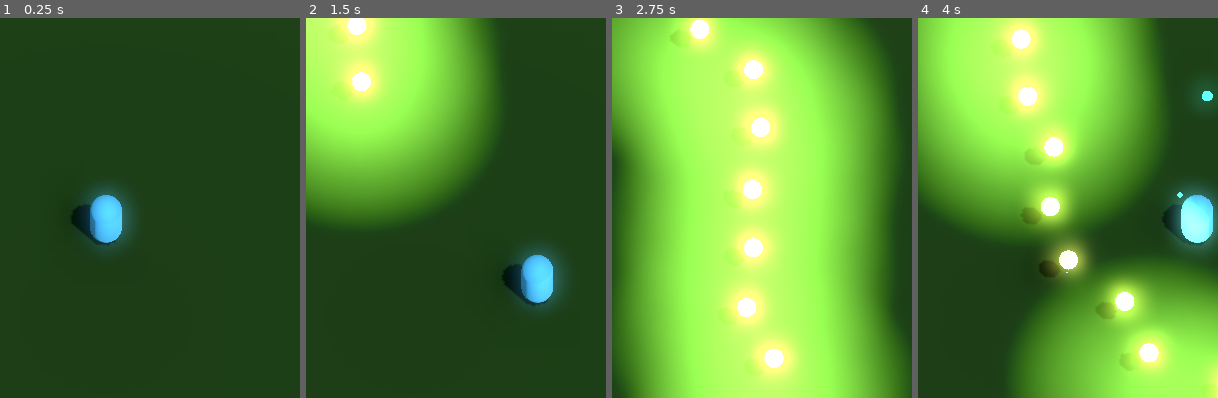
Above: before the commit, frames 1-4 (left to right).
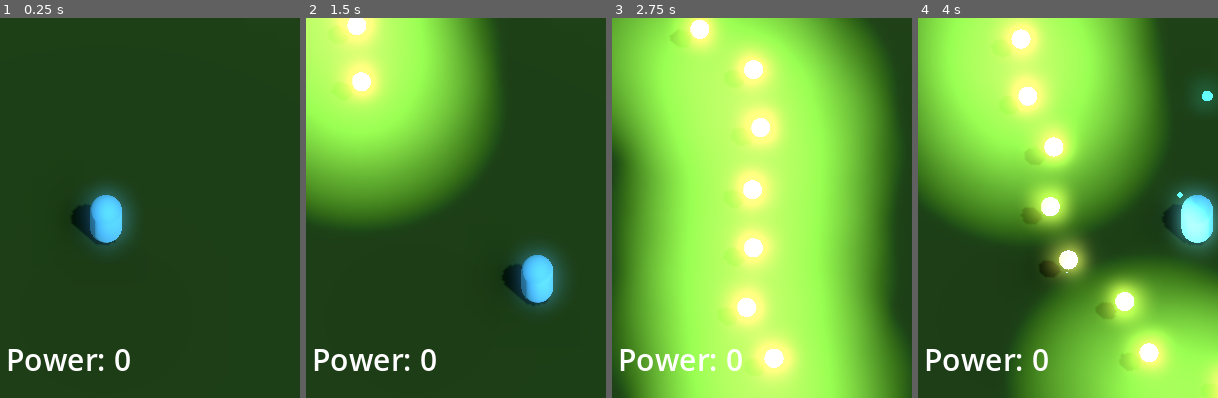
Above: after the commit, the same moments.

Repository: JackEvans24/bullet-absorb
Game: Godot game, scene res://scenes/main.tscn
The game is run twice, just before and just after one commit, with the same random seed, the same clock (stepped at 60 frames per second) and the same inputs.
Inputs:
- Up to frame 1 (0.25 s): no input
- Up to frame 2 (1.5 s): hold Right (move_right) 0.53-1.28 s; hold J (absorb) 0.53-1.28 s; hold Down (move_back) from 1.28 s (still down); tap J (absorb) at 1.35 s
- Up to frame 3 (2.75 s): release Down (move_back) at 2.03 s; hold Right (move_right) from 2.03 s (still down); hold J (absorb) from 2.03 s (still down)
- Up to frame 4 (4 s): release Right (move_right) at 2.78 s; release J (absorb) at 2.78 s; hold Up (move_forward) 2.78-3.53 s; tap J (absorb) at 2.85 s; hold Left (move_left) from 3.53 s (still down); hold J (absorb) from 3.53 s (still down)
The pictures show only the part of the screen within x 32-82%, y 50-100%; the shares and areas given below are measured in that part.

The runs differ from the first frame. In frame 1, 1.0% of the frame differs, in the area x 2-44%, y 87-93%; in frame 2, 1.0%; in frame 3, 0.9%; in frame 4, 1.0%.

Commit message:
feat: display current absorb level in HUD

Diff:
--- /dev/null
+++ b/scenes/hud.tscn
@@ -0,0 +1,22 @@
+[gd_scene load_steps=2 format=3 uid="uid://bhxrs6pph350t"]
+
+[ext_resource type="Script" path="res://scripts/hud.gd" id="1_fnqek"]
+
+[node name="HUD" type="Node"]
+script = ExtResource("1_fnqek")
+
+[node name="PowerLabel" type="Label" parent="."]
+anchors_preset = 7
+anchor_left = 0.5
+anchor_top = 1.0
+anchor_right = 0.5
+anchor_bottom = 1.0
+offset_left = -100.0
+offset_top = -60.0
+offset_right = 100.0
+offset_bottom = -18.0
+grow_horizontal = 2
+grow_vertical = 0
+size_flags_horizontal = 8
+theme_override_font_sizes/font_size = 30
+text = "Power: 0"
--- a/scenes/main.tscn
+++ b/scenes/main.tscn
@@ -1,7 +1,8 @@
-[gd_scene load_steps=10 format=3 uid="uid://ccgpc6v5lruew"]
+[gd_scene load_steps=11 format=3 uid="uid://ccgpc6v5lruew"]
 
 [ext_resource type="PackedScene" uid="uid://c3tj0pdcum4wd" path="res://prefabs/player.tscn" id="1_e5x1h"]
 [ext_resource type="Script" path="res://scripts/main.gd" id="1_rtjol"]
+[ext_resource type="PackedScene" uid="uid://bhxrs6pph350t" path="res://scenes/hud.tscn" id="2_bqahq"]
 [ext_resource type="PackedScene" uid="uid://bj8n5y46nf5wq" path="res://prefabs/turret.tscn" id="3_5441h"]
 
 [sub_resource type="StandardMaterial3D" id="StandardMaterial3D_r1hrq"]
@@ -58,6 +59,11 @@
 light_energy = 0.2
 shadow_enabled = true
 
+[node name="HUD" parent="." instance=ExtResource("2_bqahq")]
+
+[node name="Player" parent="." instance=ExtResource("1_e5x1h")]
+transform = Transform3D(1, 0, 0, 0, 1, 0, 0, 0, 1, 0, 1, 5)
+
 [node name="CameraPoles" type="Node3D" parent="."]
 visible = false
 
@@ -77,9 +83,6 @@
 transform = Transform3D(1, 0, 0, 0, 1, 0, 0, 0, 1, 10, 0, 11)
 mesh = SubResource("CylinderMesh_ugq1f")
 
-[node name="Player" parent="." instance=ExtResource("1_e5x1h")]
-transform = Transform3D(1, 0, 0, 0, 1, 0, 0, 0, 1, 0, 1, 5)
-
 [node name="Turret" parent="." instance=ExtResource("3_5441h")]
 transform = Transform3D(1, 0, 0, 0, 1, 0, 0, 0, 1, -5, 0, -13)
 
--- /dev/null
+++ b/scripts/hud.gd
@@ -0,0 +1,7 @@
+class_name Hud
+extends Node
+
+@onready var power_label: Label = $PowerLabel
+
+func _on_absorb_count_changed(count: int):
+	power_label.text = "Power: %s" % count
--- a/scripts/main.gd
+++ b/scripts/main.gd
@@ -1,7 +1,9 @@
 extends Node
 
+@onready var hud: Hud = $HUD
 @onready var player: Player = $Player
 @onready var turret = $Turret
 
 func _ready():
 	turret.set_target(player)
+	player.absorb_count_changed.connect(hud._on_absorb_count_changed)
--- a/scripts/player/player.gd
+++ b/scripts/player/player.gd
@@ -1,5 +1,7 @@
 class_name Player
 extends CharacterBody3D
+
+signal absorb_count_changed(count: int)
 
 @export var default_speed = 15.0
 @export var absorb_speed = 5.0
@@ -9,7 +11,7 @@
 @onready var absorb: Absorb = $Absorb
 
 var speed = default_speed
-var absorb_count = 0
+var absorb_count: int = 0
 
 func _ready():
 	absorb.bullet_absorbed.connect(_on_absorb)
@@ -37,7 +39,7 @@
 
 func _on_absorb():
 	absorb_count += 1
-	print('current absorb count: %s' % absorb_count)
+	absorb_count_changed.emit(absorb_count)
 
 func _on_slowdown_started():
 	speed = absorb_speed
